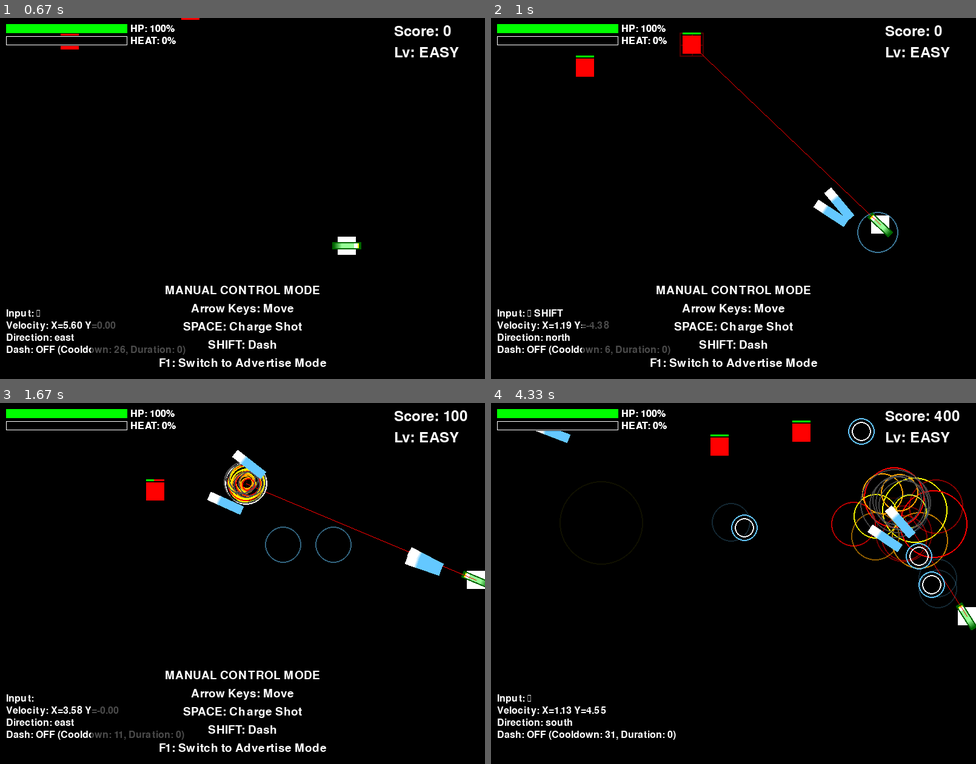
Above: before the commit, frames 1-4 (two rows, left to right).
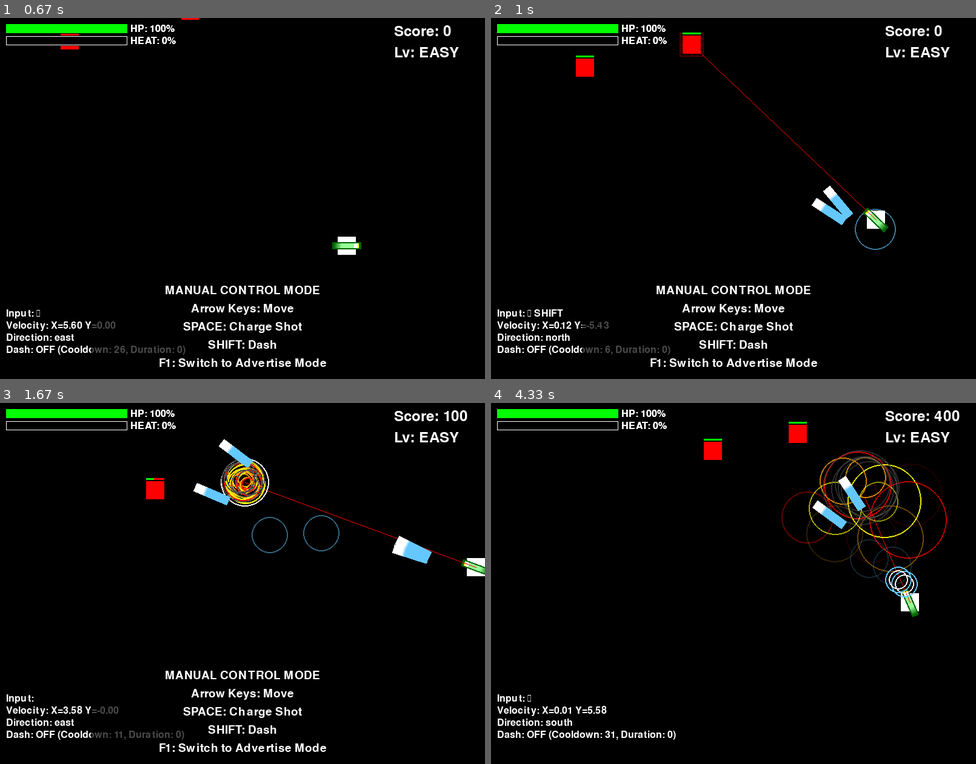
Above: after the commit, the same moments.

Repository: YuujiKamura/Accccccelaration-of-Tohu-and-Tomato
Game: pygame game, started from main.py
Two runs of this game, one before a commit and one after it. Both use one fixed random seed, a clock stepped at 60 frames per second and the inputs below.
Inputs:
- Up to frame 1 (0.67 s): hold Right from 0.33 s (still down)
- Up to frame 2 (1 s): release Right at 0.8 s; hold Up from 0.83 s (still down); tap Space at 0.9 s; tap Shift at 0.98 s
- Up to frame 3 (1.67 s): release Up at 1.13 s; hold Right 1.17-1.63 s; tap Space at 1.23, 1.53 s; tap C at 1.32 s
- Up to frame 4 (4.33 s): hold Left 1.67-2.2 s; tap Space at 1.73, 2.03, 2.3, 2.63, 2.93, 3.07, 3.47, 3.77, 4.13 s; hold Down 2.23-2.53 s; tap Shift at 2.38, 3.55 s; hold Left 2.57-2.97 s; tap C at 2.72, 4.22 s; hold Up 3-3.37 s; hold Right 3.4-4.03 s; hold Down from 4.07 s (still down)

Frame 1 is identical in both runs. In frame 2, 0.6% of the frame differs, in the area x 13-84%, y 12-87%; in frame 3, 2.4%; in frame 4, 5.4%, in the area x 9-100%, y 4-87%.

Commit message:
ダッシュ機能の修正: Playerクラスの初期化部分にあった構文エラーを修正

Diff:
--- a/main.py
+++ b/main.py
@@ -376,7 +376,6 @@
         self.is_drifting = False
 
         # 慣性とカーブ用のパラメータ
-        self.max_turn_rate = 0.15  # 最大旋回速度
         self.turn_acceleration = 0.01  # 旋回加速度
         self.current_turn_rate = 0  # 現在の旋回速度
         self.movement_angle = 0  # 現在の移動角度（ラジアン）
